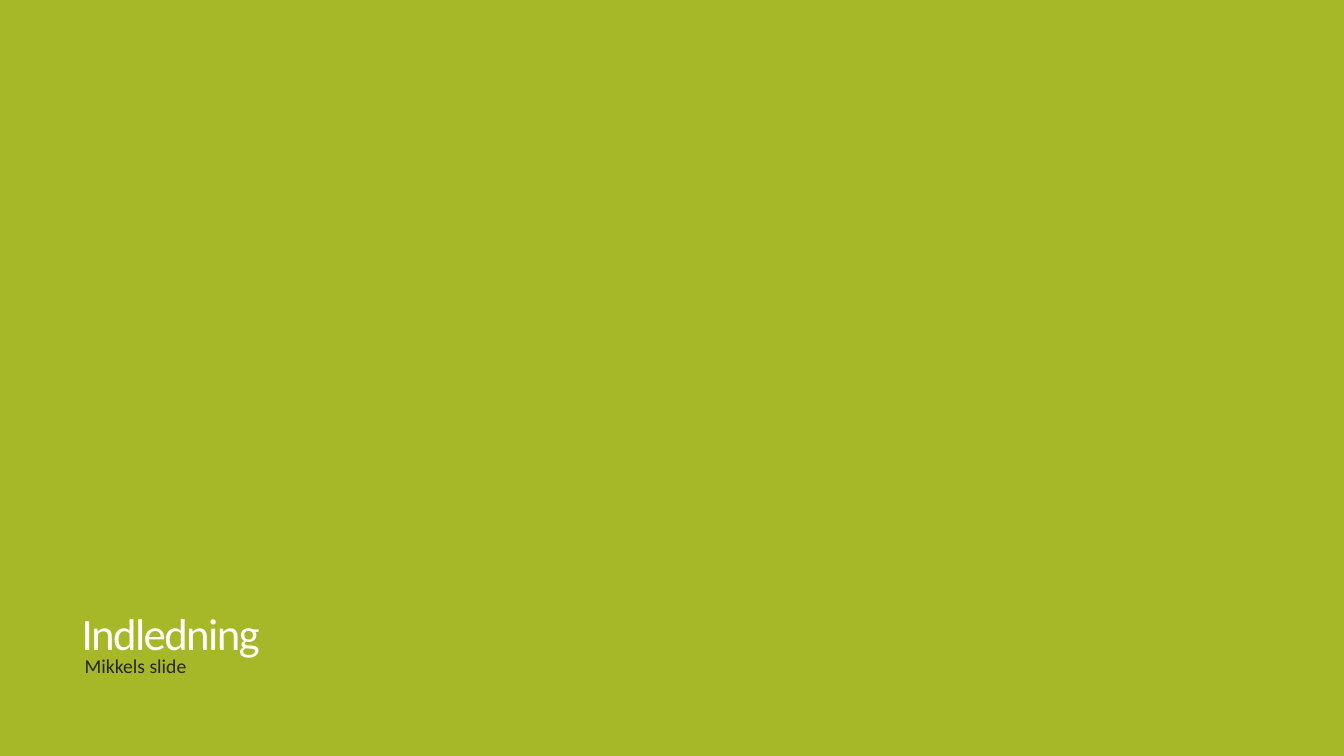
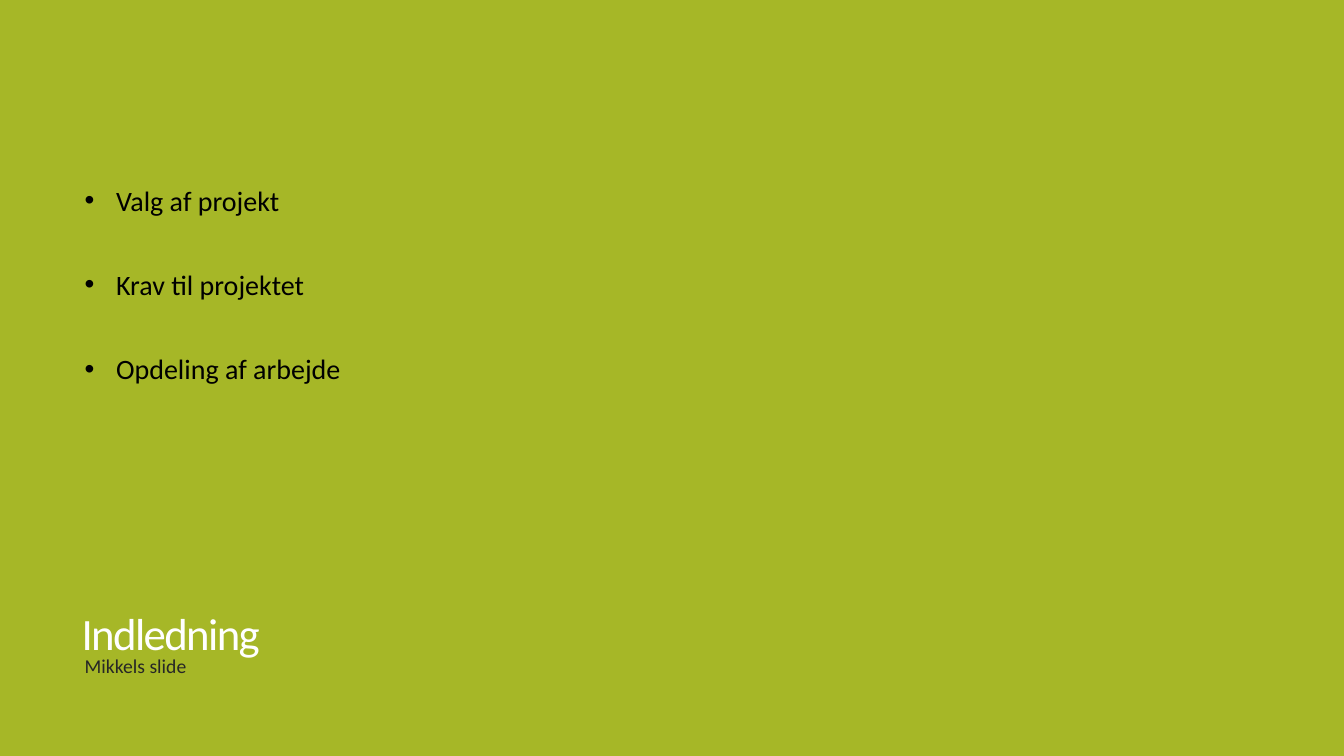
Before and after one commit to CodingBeagle/IHA_3_Semester_Project, a slide deck: slide 2 of Præsentation/Fremlæggelse.pptx. Drawn at 1344x756 pixels with LibreOffice and Linux fonts; fonts in the diff are those of the drawing. Boxes give left, top, right and bottom in pixels: in the first picture for what was removed or moved away, otherwise in the second. Text is boxed around its words. In the diff, an @@ line names an element or a change of style, - is before the commit and + after.

Commit message:
fik gjord min del færdig til fremlæggelsen

```diff
--- a/Præsentation/Fremlæggelse.pptx
+++ b/Præsentation/Fremlæggelse.pptx
@@ text added at (116,191,340,384), 20 pt, text #000000 @@
+• Valg af projekt
+• Krav til projektet
+• Opdeling af arbejde
```
